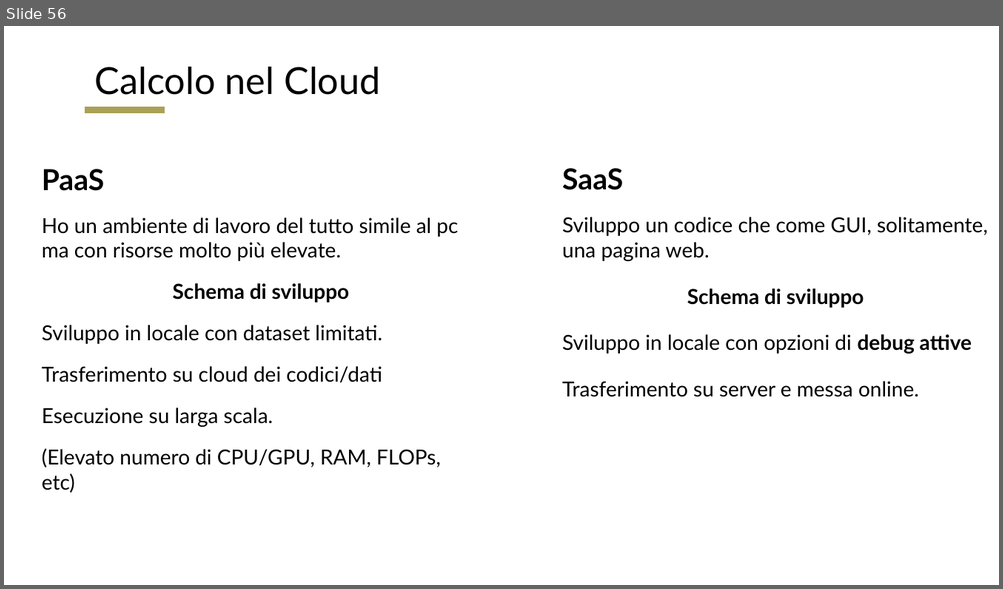
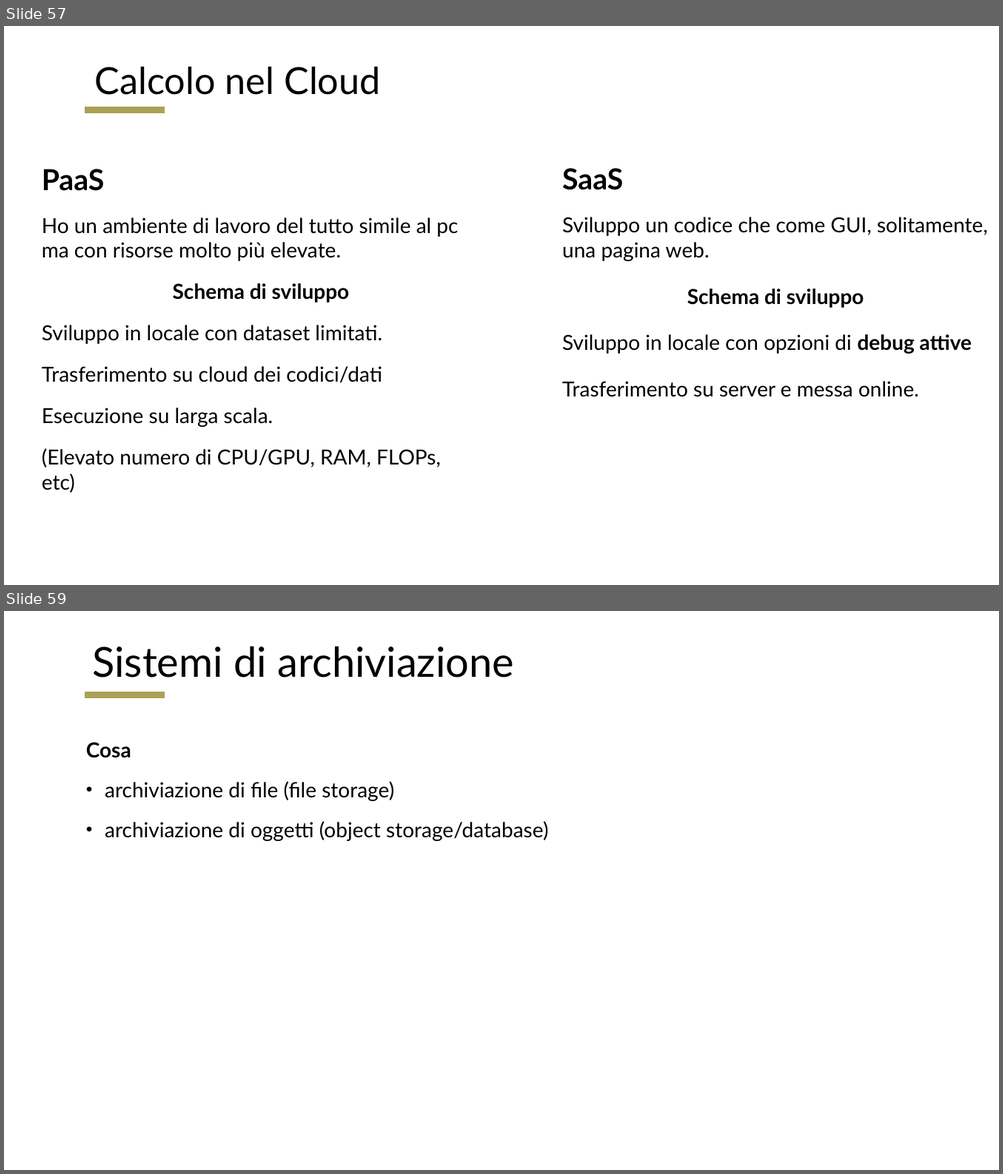
Before and after one commit to RomoloPoliti-INAF/PhDCourse2022, a slide deck: Cloud_Archive_and_Computation.pptx. Shown one above the other, each under a label of ours: slide 56 before the commit, slides 57 and 59 after it; the slides between them are not shown. The pictures are 1003x589 and 1003x1174 pixels, drawn with LibreOffice and Linux fonts; fonts in the diff are those of the drawing. Boxes give left, top, right and bottom in pixels: in the first picture for what was removed or moved away, otherwise in the second. Text is boxed around its words. In the diff, an @@ line names an element or a change of style, - is before the commit and + after.

```diff
--- a/Cloud_Archive_and_Computation.pptx
+++ b/Cloud_Archive_and_Computation.pptx
@@ slide 59 added at [4,611,999,1170], background #FFFFFF; not listed: 1 template element that a slide beside it also shows @@
@@ title added at [92,646,514,678], 40 pt, text #000000 @@
+Sistemi di archiviazione
@@ text added at [86,742,548,841], 20 pt, text #000000 @@
+Cosa
+• archiviazione di file (file storage)
+• archiviazione di oggetti (object storage/database)
@@ what was slide 56 is now slide 57 @@
```
Also in this commit, not shown: 11 slides changed, 21 other slides added.
